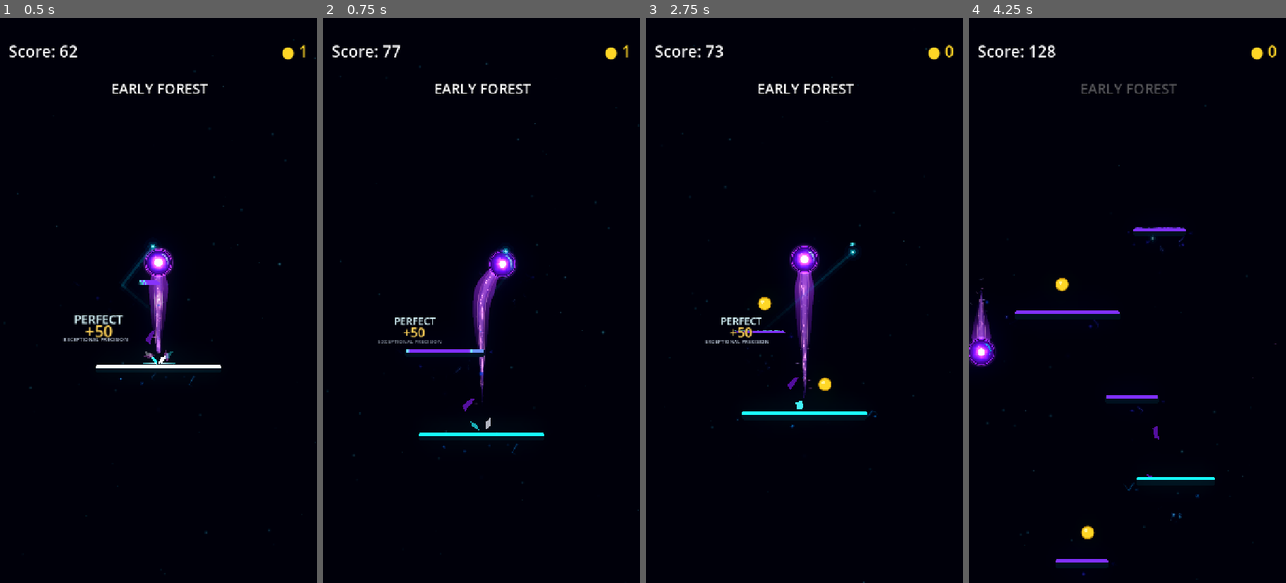
Above: before the commit, frames 1-4 (left to right).
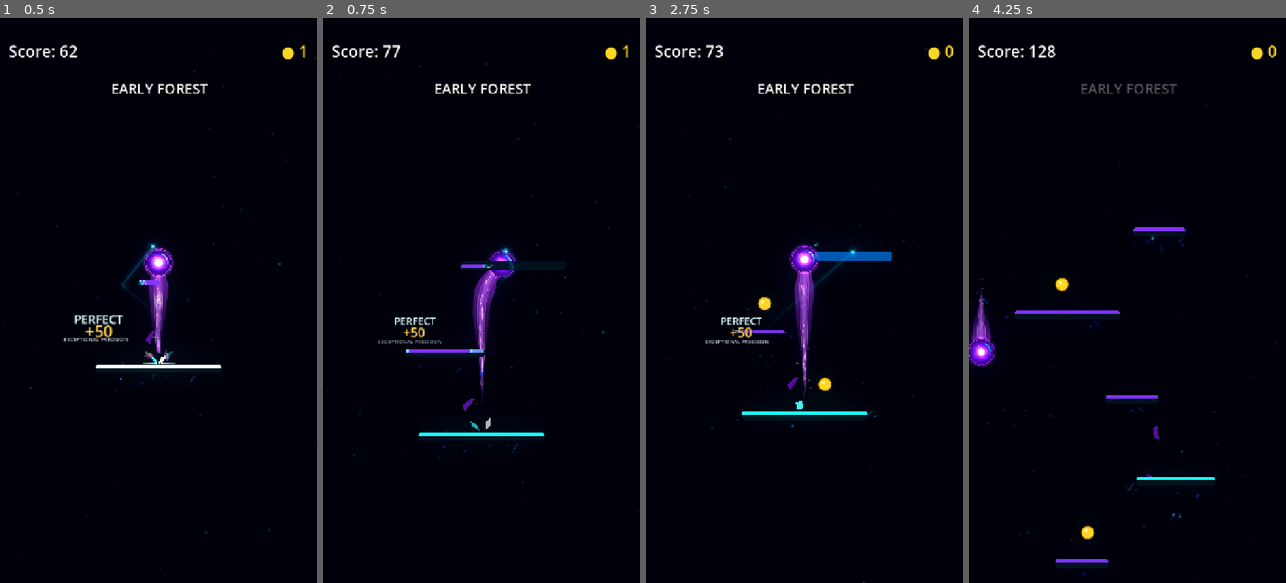
Above: after the commit, the same moments.

Repository: Kryodo/TowerJump
Game: Godot game, scene res://scenes/main.tscn
Same seed, same stepped clock (60 frames per second), same inputs: the game is played once before the commit and once after it.
Inputs (mouse positions are in pixels of both pictures, inside the frame that each line leads up to):
- Up to frame 1 (0.5 s): no input
- Up to frame 2 (0.75 s): move the mouse to (551, 272) at 0.52 s; hold Right (ui_right) from 0.53 s (still down); click (551, 272) at 0.67 s
- Up to frame 3 (2.75 s): release Right (ui_right) at 1.25 s; drag from (741, 328) to (794, 193) at 1.27 s; click "Nochmal spielen" at 2 s
- Up to frame 4 (4.25 s): move the mouse to (1159, 176) at 2.77 s; hold Right (ui_right) 2.78-3.5 s; drag from (1111, 413) to (1032, 215) at 3.52 s

Frame 1 is identical in both runs. In frame 2, 0.2% of the frame differs, in the area x 43-62%, y 43-45%; in frame 3, 0.4%, in the area x 28-78%, y 39-56%; in frame 4, less than 0.1%.

Commit message:
Choreograph platform reveals from actual route direction

Diff:
--- a/scripts/platform_spawner.gd
+++ b/scripts/platform_spawner.gd
@@ -430,13 +430,45 @@
 		func(a: Node2D, b: Node2D) -> bool:
 			return a.global_position.x < b.global_position.x
 	)
+	var source_platform: Node2D = _find_nearest_source_platform()
 	for index in range(frontier_group.size()):
 		var platform: Node2D = frontier_group[index]
+		var direction_override: int = _choose_assembly_direction(
+			source_platform,
+			platform,
+			index
+		)
 		platform.call(
 			"begin_assembly",
-			maxf(assembly_stagger, 0.0) * float(index)
+			maxf(assembly_stagger, 0.0) * float(index),
+			direction_override
 		)
 		assembly_frontier_reached.emit(platform)
+
+
+func _choose_assembly_direction(
+	source_platform: Node2D,
+	target_platform: Node2D,
+	branch_index: int
+) -> int:
+	if (
+		source_platform == null
+		or not is_instance_valid(source_platform)
+		or target_platform == null
+		or not is_instance_valid(target_platform)
+	):
+		return -1
+
+	var horizontal_delta: float = (
+		target_platform.global_position.x - source_platform.global_position.x
+	)
+	var lateral_threshold: float = maxf(_viewport_size.x * 0.08, 24.0)
+	if absf(horizontal_delta) >= lateral_threshold:
+		return 0 if horizontal_delta > 0.0 else 1
+
+	# Near-vertical progressions need a different construction gesture; alternate
+	# upward surface growth and center-out condensation instead of repeating a wipe.
+	return 2 if branch_index % 2 == 0 else 3
 
 
 ## Returns the biome section currently used by the Generator Brain.
